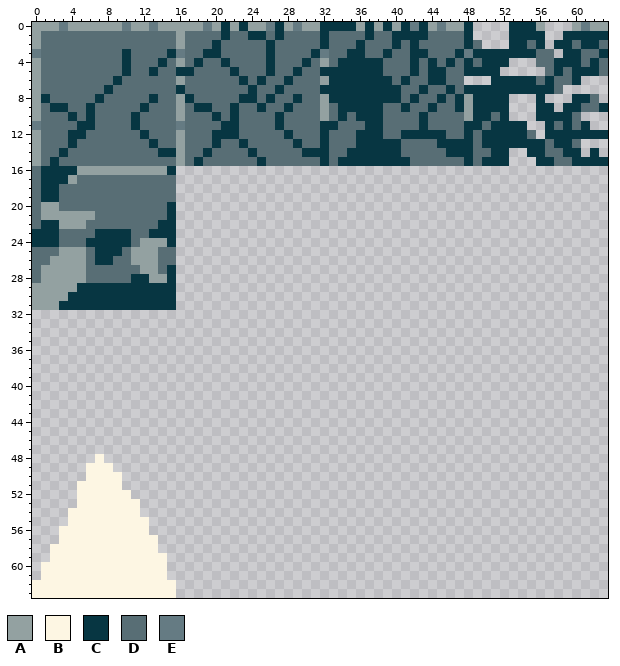
Two versions of one pixel-art sprite, Assets/Sprites/CaveTileset.png. The first picture shows the starting point.
The file is 64x64 pixels.
Palette (. is transparent): A #93a1a1  B #fdf6e3  C #073642  D #586e75  E #657b83
Pixels before (only the part around the change), first column x 8:
 6 DCDDDDDDADDDDDDCDCDDCDDDACCCCCCCDCDDCCDD...CCCCCDCDDC...
 7 CDDDDDDDCDDDDDDDCDDCDDDDCCCCCCCCCDDCDDCDCCCCCCCCCCD.....
 8 DDDDDCDDACDDDDDCCDCDDCDDACCCCCCCCDCDDCDCACCCC...C...CCD.
 9 DDDDCDDDADCCDDCDDCDDCDDDADCCCCCDDCDDCDDCACCCC...CC.CCDDC
10 DDDCDDDDADDDCDCDDDDCDDDDADCDCCCDDDDCDDDDACCDC...CCCCD...
11 DDDCDDDDEDDDDCCDDDDCDDDDCCDDDCCDDDDCDDDDCCDCCCC..CDCDC..
12 DDDDCDDDADDDCCCDDDDDCDDDCDDDCCCDDCCCCCDDCDCCCCCD.CCCCCCC
13 DDDDDCDDADDDCDDCDDDDDCDDCDDDCCCCCDDDDCCCCDCCCCCCCDCCD...
14 DDDDDDCCADDCDDDDCDDDDDCCCDDCCCCCCDDDDDCCCDDCC..CCDDCC.C.
15 DDDDDDDDADCDDDDDDCDDDDDDCDCCCCCCCCDDDDDDCDCCC...CCDDCCCC
16 AAAAAAAC................................................
17 DDDDDDDD................................................
18 DDDDDDDD................................................
19 DDDDDDDD................................................
20 DDDDDDDC................................................
21 DDDDDDDC................................................
22 DDDDDDCC................................................
23 CCCDDCCC................................................
24 CCCDAAAC................................................
25 CCDAAADD................................................
26 CDDAAADD................................................
27 DDDDAADC................................................
28 DDDCCAAC................................................
29 CCCCCCCC................................................
30 CCCCCCCC................................................
31 CCCCCCCC................................................
32 ........................................................
33 ........................................................
34 ........................................................
35 ........................................................
36 ........................................................
37 ........................................................
38 ........................................................
39 ........................................................
40 ........................................................
41 ........................................................
42 ........................................................
43 ........................................................
44 ........................................................
45 ........................................................
46 ........................................................
47 ........................................................
48 ........................................................
49 B.......................................................
50 BB......................................................
51 BB......................................................
52 BBB.....................................................
53 BBBB....................................................
54 BBBB....................................................
55 BBBBB...................................................
56 BBBBB...................................................
57 BBBBBB..................................................
58 BBBBBB..................................................
59 BBBBBBB.................................................
60 BBBBBBB.................................................
61 BBBBBBB.................................................
62 BBBBBBBB................................................
63 BBBBBBBB................................................
After the commit:
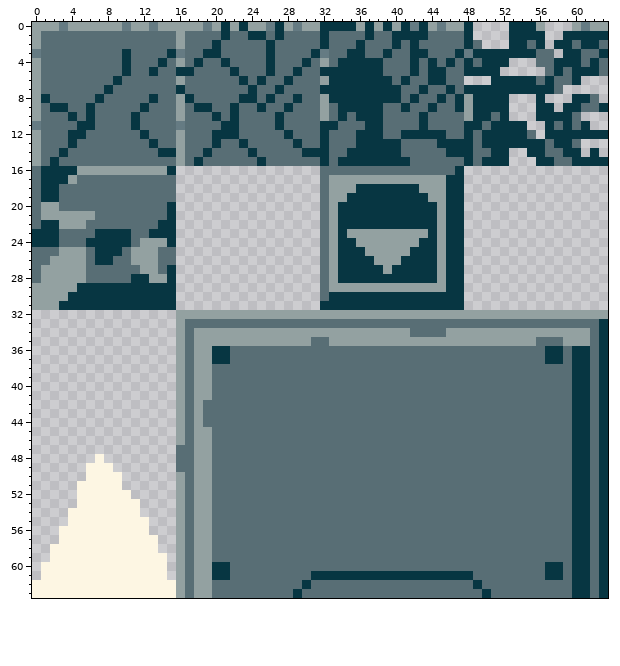
What changed:
Changed rows in their new state; - is an unchanged pixel.
first column x 16:
16 ----------------DDDDDDDDDDDDDDDC----------------
17 ----------------DAAAAAAAAAAAAACC----------------
18 ----------------DAAACCCCCCCAAACC----------------
19 ----------------DAACCCCCCCCCAACC----------------
20 ----------------DACCCCCCCCCCCACC----------------
21 ----------------DACCCCCCCCCCCACC----------------
22 ----------------DACCCCCCCCCCCACC----------------
23 ----------------DACAAAAAAAAACACC----------------
24 ----------------DACCAAAAAAACCACC----------------
25 ----------------DACCCAAAAACCCACC----------------
26 ----------------DACCCCAAACCCCACC----------------
27 ----------------DACCCCCACCCCCACC----------------
28 ----------------DACCCCCCCCCCCACC----------------
29 ----------------DAAAAAAAAAAAAACC----------------
30 ----------------DCCCCCCCCCCCCCCC----------------
31 ----------------CCCCCCCCCCCCCCCC----------------
32 AAAAAAAAAAAAAAAAAAAAAAAAAAAAAAAAAAAAAAAAAAAAAAAA
33 ADDDDDDDDDDDDDDDDDDDDDDDDDDDDDDDDDDDDDDDDDDDDDDC
34 ADAAAAAAAAAAAAAAAAAAAAAAAADDDDAAAAAAAAAAAAAAAADC
35 ADAAAAAAAAAAAAADDAAAAAAAAAAAAAAAAAAAAAAADDDAAADC
36 ADAACCDDDDDDDDDDDDDDDDDDDDDDDDDDDDDDDDDDDCCDCCDC
37 ADAACCDDDDDDDDDDDDDDDDDDDDDDDDDDDDDDDDDDDCCDCCDC
38 ADAADDDDDDDDDDDDDDDDDDDDDDDDDDDDDDDDDDDDDDDDCCDC
39 ADAADDDDDDDDDDDDDDDDDDDDDDDDDDDDDDDDDDDDDDDDCCDC
40 ADAADDDDDDDDDDDDDDDDDDDDDDDDDDDDDDDDDDDDDDDDCCDC
41 ADAADDDDDDDDDDDDDDDDDDDDDDDDDDDDDDDDDDDDDDDDCCDC
42 ADADDDDDDDDDDDDDDDDDDDDDDDDDDDDDDDDDDDDDDDDDCCDC
43 ADADDDDDDDDDDDDDDDDDDDDDDDDDDDDDDDDDDDDDDDDDCCDC
44 ADADDDDDDDDDDDDDDDDDDDDDDDDDDDDDDDDDDDDDDDDDCCDC
45 ADAADDDDDDDDDDDDDDDDDDDDDDDDDDDDDDDDDDDDDDDDCCDC
46 ADAADDDDDDDDDDDDDDDDDDDDDDDDDDDDDDDDDDDDDDDDCCDC
47 DDAADDDDDDDDDDDDDDDDDDDDDDDDDDDDDDDDDDDDDDDDCCDC
48 DDAADDDDDDDDDDDDDDDDDDDDDDDDDDDDDDDDDDDDDDDDCCDC
49 DDAADDDDDDDDDDDDDDDDDDDDDDDDDDDDDDDDDDDDDDDDCCDC
50 ADAADDDDDDDDDDDDDDDDDDDDDDDDDDDDDDDDDDDDDDDDCCDC
51 ADAADDDDDDDDDDDDDDDDDDDDDDDDDDDDDDDDDDDDDDDDCCDC
52 ADAADDDDDDDDDDDDDDDDDDDDDDDDDDDDDDDDDDDDDDDDCCDC
53 ADAADDDDDDDDDDDDDDDDDDDDDDDDDDDDDDDDDDDDDDDDCCDC
54 ADAADDDDDDDDDDDDDDDDDDDDDDDDDDDDDDDDDDDDDDDDCCDC
55 ADAADDDDDDDDDDDDDDDDDDDDDDDDDDDDDDDDDDDDDDDDCCDC
56 ADAADDDDDDDDDDDDDDDDDDDDDDDDDDDDDDDDDDDDDDDDCCDC
57 ADAADDDDDDDDDDDDDDDDDDDDDDDDDDDDDDDDDDDDDDDDCCDC
58 ADAADDDDDDDDDDDDDDDDDDDDDDDDDDDDDDDDDDDDDDDDCCDC
59 ADAADDDDDDDDDDDDDDDDDDDDDDDDDDDDDDDDDDDDDDDDCCDC
60 ADAACCDDDDDDDDDDDDDDDDDDDDDDDDDDDDDDDDDDDCCDCCDC
61 ADAACCDDDDDDDDDCCCCCCCCCCCCCCCCCCDDDDDDDDCCDCCDC
62 ADAADDDDDDDDDDCDDDDDDDDDDDDDDDDDDCDDDDDDDDDDCCDC
63 ADAADDDDDDDDDCDDDDDDDDDDDDDDDDDDDDCDDDDDDDDDCCDC
Pixel boxes of the changes (left, top, right, bottom) in both pictures:
added: (176, 166, 608, 598)
